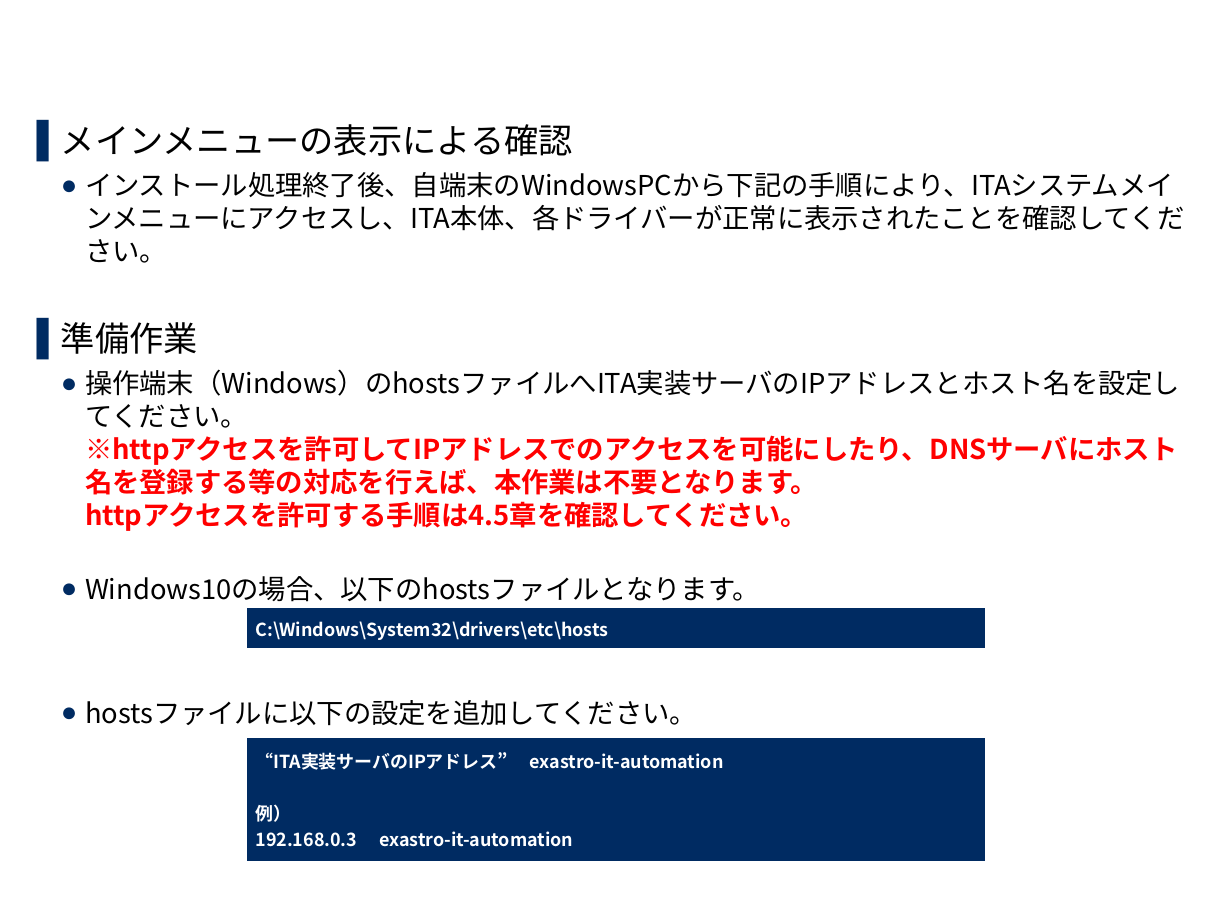
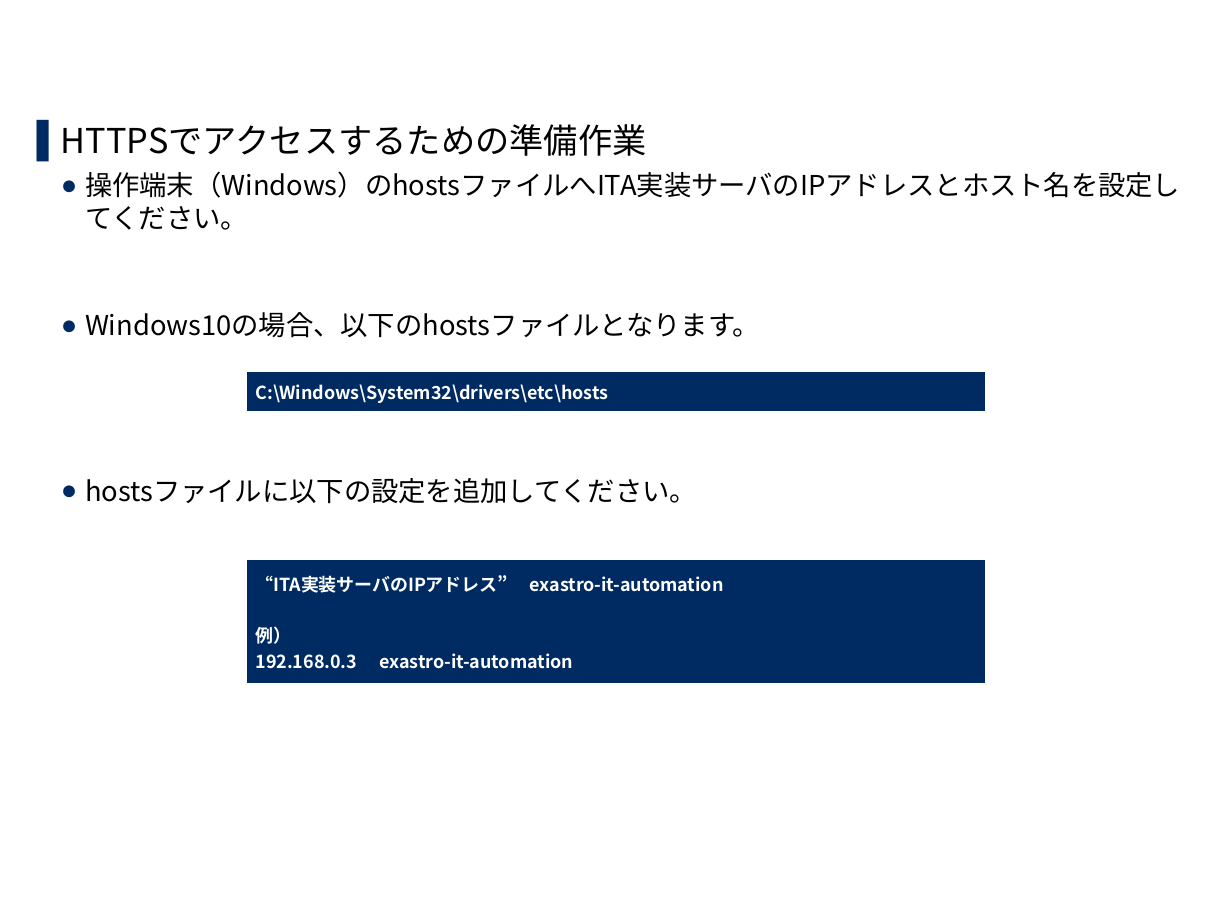
Before and after one commit to exastro-suite/it-automation-docs, a slide deck: slide 24 of asset/Learn_ja/ITA-online-install_ja.pptx (slide 21 before the commit). Drawn at 1232x924 pixels with LibreOffice and Linux fonts; fonts in the diff are those of the drawing; background and template pictures are left out. Boxes give left, top, right and bottom in pixels: in the first picture for what was removed or moved away, otherwise in the second. Text is boxed around its words. In the diff, an @@ line names an element or a change of style, - is before the commit and + after.

```diff
--- a/asset/Learn_ja/ITA-online-install_ja.pptx
+++ b/asset/Learn_ja/ITA-online-install_ja.pptx
@@ text at (61,124,1180,230): text changed @@
-▌ メインメニューの表示による確認
-  ● インストール処理終了後、自端末のWindowsPCから下記の手順により、ITAシステムメインメニューにアクセスし、ITA本体、各ドライバーが正常に表示されたことを確認してください。
-▌ 準備作業
-  ● 操作端末（Windows）のhostsファイルへITA実装サーバのIPアドレスとホスト名を設定してください。
-    ※httpアクセスを許可してIPアドレスでのアクセスを可能にしたり、DNSサーバにホスト名を登録する等の対応を行えば、本作業は不要となります。
-    httpアクセスを許可する手順は4.5章を確認してください。
+▌ HTTPSでアクセスするための準備作業
+  ● 操作端末（Windows）のhostsファイルへITA実装サーバのIPアドレスとホスト名を設定してください。
@@ table: place and size @@
-table at (246,607,986,650)
+table at (246,371,986,414)
@@ table: place and size @@
-table at (246,737,986,862)
+table at (246,559,986,685)
```
Also in this commit, not shown: 7 other slides changed, 2 slides added, 7 other files.
